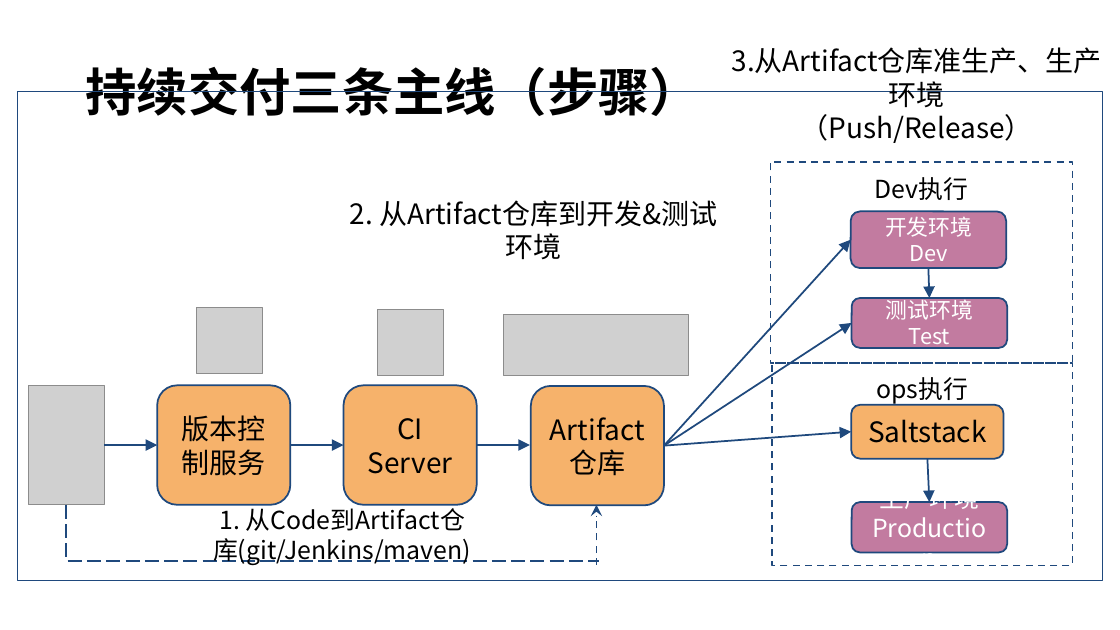
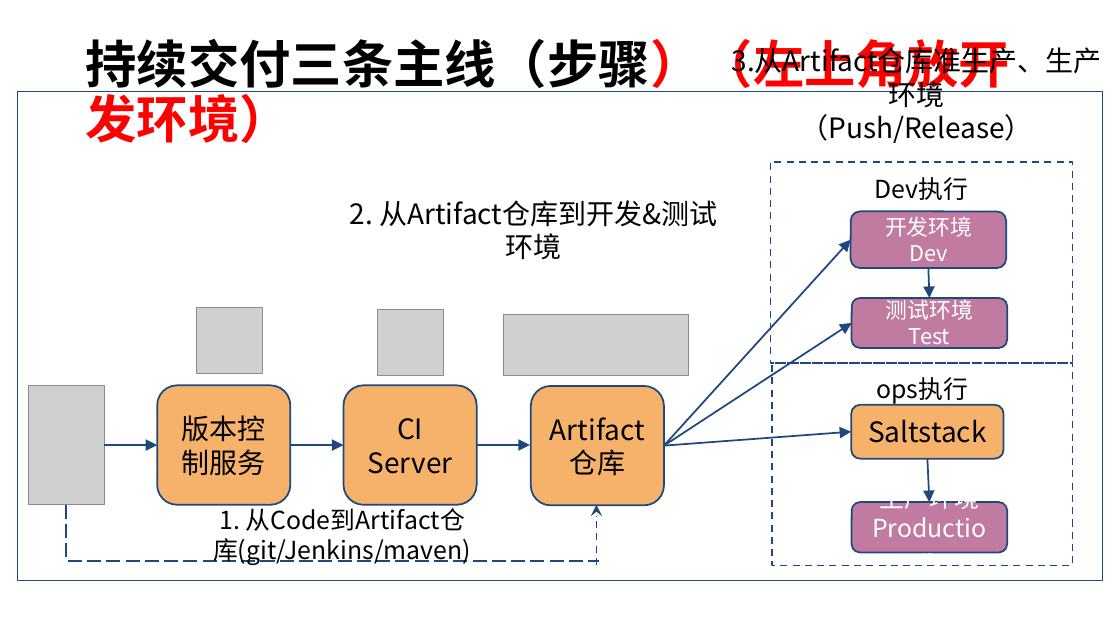
Before and after one commit to barrett-li/document, a slide deck: slide 14 of docker/docker_Paas方案V101.pptx. Drawn at 1120x630 pixels with LibreOffice and Linux fonts; fonts in the diff are those of the drawing; grey boxes stand for pictures. Boxes give left, top, right and bottom in pixels: in the first picture for what was removed or moved away, otherwise in the second. Text is boxed around its words. In the diff, an @@ line names an element or a change of style, - is before the commit and + after.

```diff
--- a/docker/docker_Paas方案V101.pptx
+++ b/docker/docker_Paas方案V101.pptx
@@ title at box(85, 39, 1009, 143): text changed @@
-持续交付三条主线（步骤）
+持续交付三条主线（步骤）（左上角放开发环境）
```
Also in this commit, not shown: 6 other slides changed.
